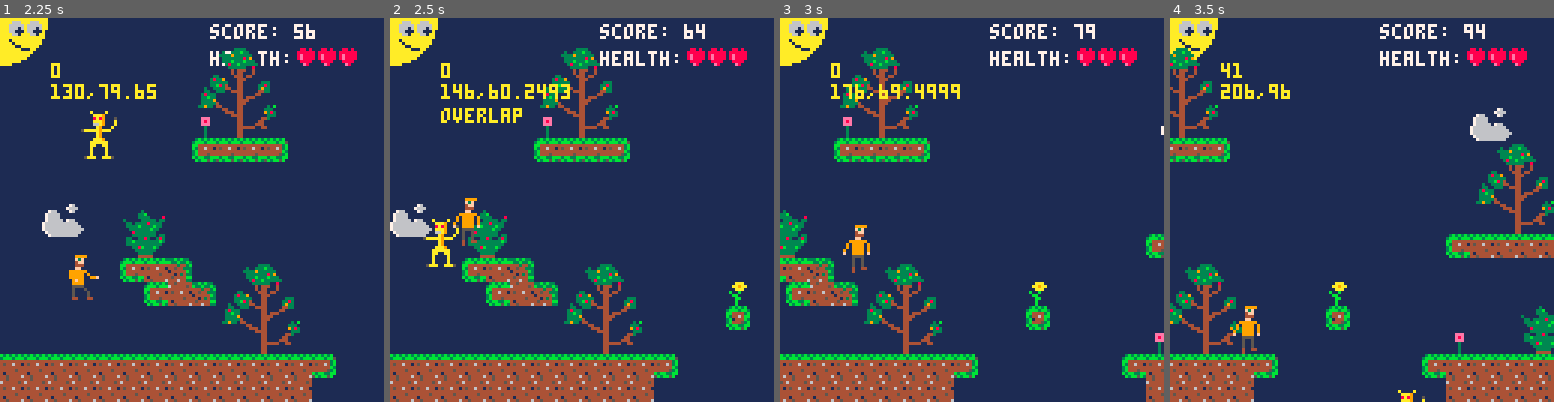
Above: before the commit, frames 1-4 (left to right).
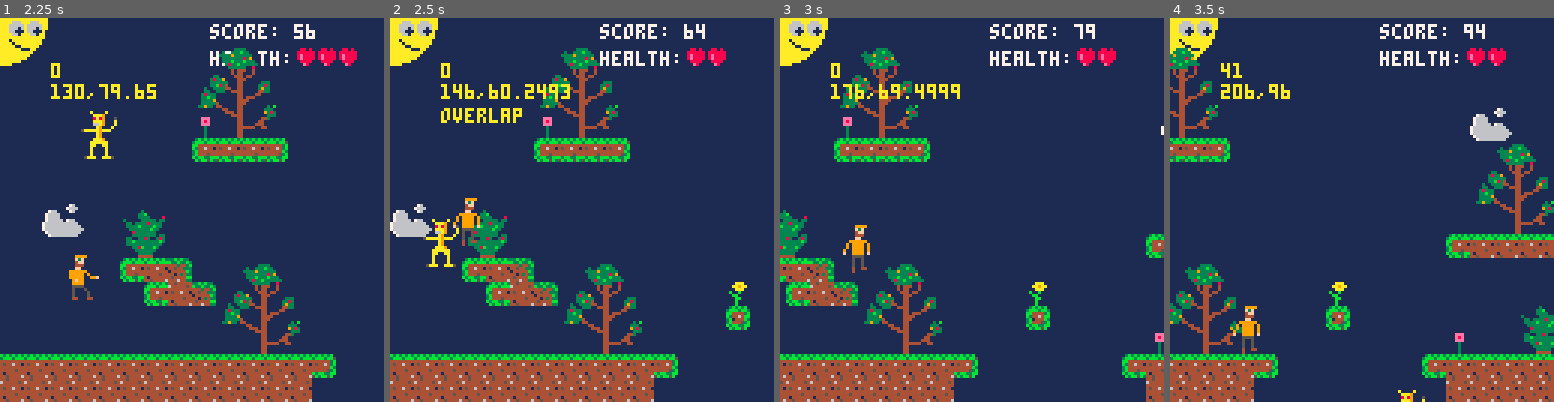
Above: after the commit, the same moments.

Repository: elennick/bksowa
Game: PICO-8 cartridge bksowa.p8
Two runs of this game, one before a commit and one after it. Both use one fixed random seed, a clock stepped at 60 frames per second and the inputs below.
Inputs:
- Up to frame 1 (2.25 s): tap X (X key) at 0.33, 1.07, 1.85 s; tap O (Z key) at 0.7, 1.7, 2.1 s; hold Right 1.6-2.1 s; hold Up from 2.15 s (still down)
- Up to frame 2 (2.5 s): release Up at 2.42 s; hold Right from 2.47 s (still down)
- Up to frame 3 (3 s): keep holding Right; tap O (Z key) at 2.5, 2.9 s; tap X (X key) at 2.97 s
- Up to frame 4 (3.5 s): release Right at 3.03 s; hold Left from 3.08 s (still down); tap O (Z key) at 3.3 s

Frame 1 is identical in both runs. In frame 2, 0.2% of the frame differs, in the area x 88-93%, y 7-13%; in frame 3, 0.2%; in frame 4, 0.2%.

Commit message:
more updates

Diff:
--- a/bksowa.p8
+++ b/bksowa.p8
@@ -8,8 +8,7 @@
   //10 = gameplay
   //99 = game over
 
-  score = 0
-  health = 3
+  debug = true
 
   //levels
   l = {}
@@ -41,10 +40,18 @@
   l[3].asprite = 106
   l[3].esprite = 100
 
-  start(1)
-end
-
-function start(level)
+  startgame()
+end
+
+function startgame()
+  score = 0
+  health = 3
+  lthl = 0 //last time health lost
+
+  startlevel(1)
+end
+
+function startlevel(level)
   cls()
   cl=level
 
@@ -110,7 +117,7 @@
     if btn() > 0 then
       cls()
       screen = 10
-      start(1)
+      startgame()
     end
   end
 
@@ -156,29 +163,49 @@
     detectcollisions()
 
     if score > 300 and cl==1 then
-      start(2)
+      startlevel(2)
     elseif score > 600 and cl==2 then
-      start(3)
-    end
-
+      startlevel(3)
+    end
+
+    //player fell off the level
     if p.y > l[cl].y + 128 then
       screen = 99
     end
+
+    //player ran out of health
+    if health <= 0 then
+      screen = 99
+    end
   end
 end
 
 function detectcollisions()
   local s = mget(p.x/8, p.y/8)
-  color(10)
-  print(s, cx+15, l[cl].y+15)
-  print(p.x..","..p.y, cx+15, l[cl].y+22)
+
+  if debug==true then
+    color(10)
+    print(s, cx+15, l[cl].y+15)
+    print(p.x..","..p.y, cx+15, l[cl].y+22)
+  end
 
   for i=1, rawlen(enemies) do
     local e = enemies[i]
-    if p.x >= e.x-16 and p.x <= e.x+16
-      and p.y >= e.y-16 and p.y <= e.y+16 then
-      color(10)
-      print("overlap", cx+15, l[cl].y + 30)
+    if e.dead != true and p.x >= e.x-12 and p.x <= e.x+12
+      and p.y >= e.y-12 and p.y <= e.y+12 then
+
+      if debug==true then
+        color(10)
+        print("overlap", cx+15, l[cl].y + 30)
+      end
+
+      if p.state=="jump2" then
+        enemies[i].dead=true
+        score+=100
+      elseif lthl>25 then
+        health-=1
+        lthl=0
+      end
     end
   end
 end
@@ -186,6 +213,7 @@
 function _draw()
   cls()
   t+=1
+  lthl+=1
 
   if screen == 1 then
     drawtitlescreen()
@@ -201,8 +229,11 @@
 	    end
 
 	    for i=1, rawlen(enemies) do
-       enemies[i].vy += 0.55
-       spr(l[cl].esprite, enemies[i].x, enemies[i].y, 2, 2)
+       local e = enemies[i]
+       if e.dead == false then
+         e.vy += 0.55
+         spr(l[cl].esprite, e.x, e.y, 2, 2)
+       end
      end
 
 	    cx += cvx
@@ -236,6 +267,7 @@
     enemies[i].y = l[cl].y
     enemies[i].vy = 0
     enemies[i].vx = 0
+    enemies[i].dead = false
     enemies[i].sprite = l[cl].esprite
   end
 end
Not shown, changed: 130 lines of the sprite sheet (__gfx__) section of bksowa.p8
Not shown, changed: the thumbnail (__label__) section of bksowa.p8
